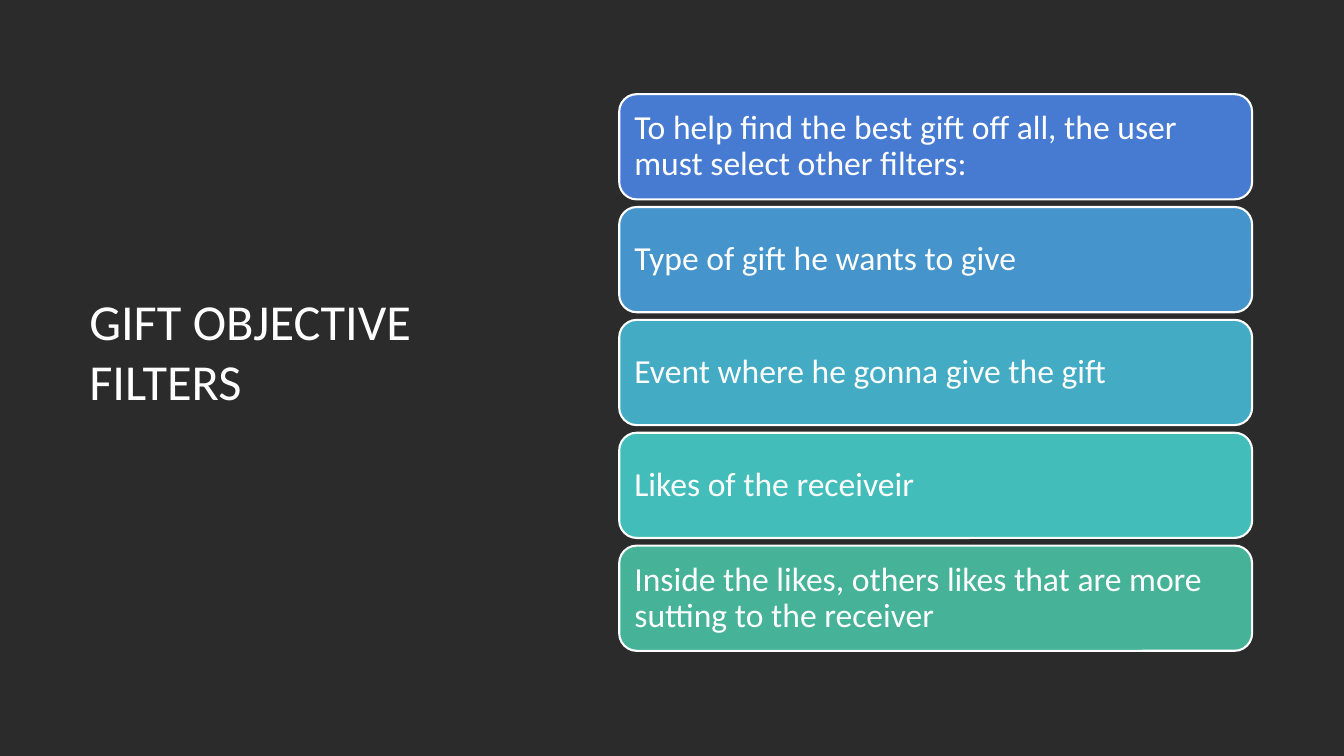
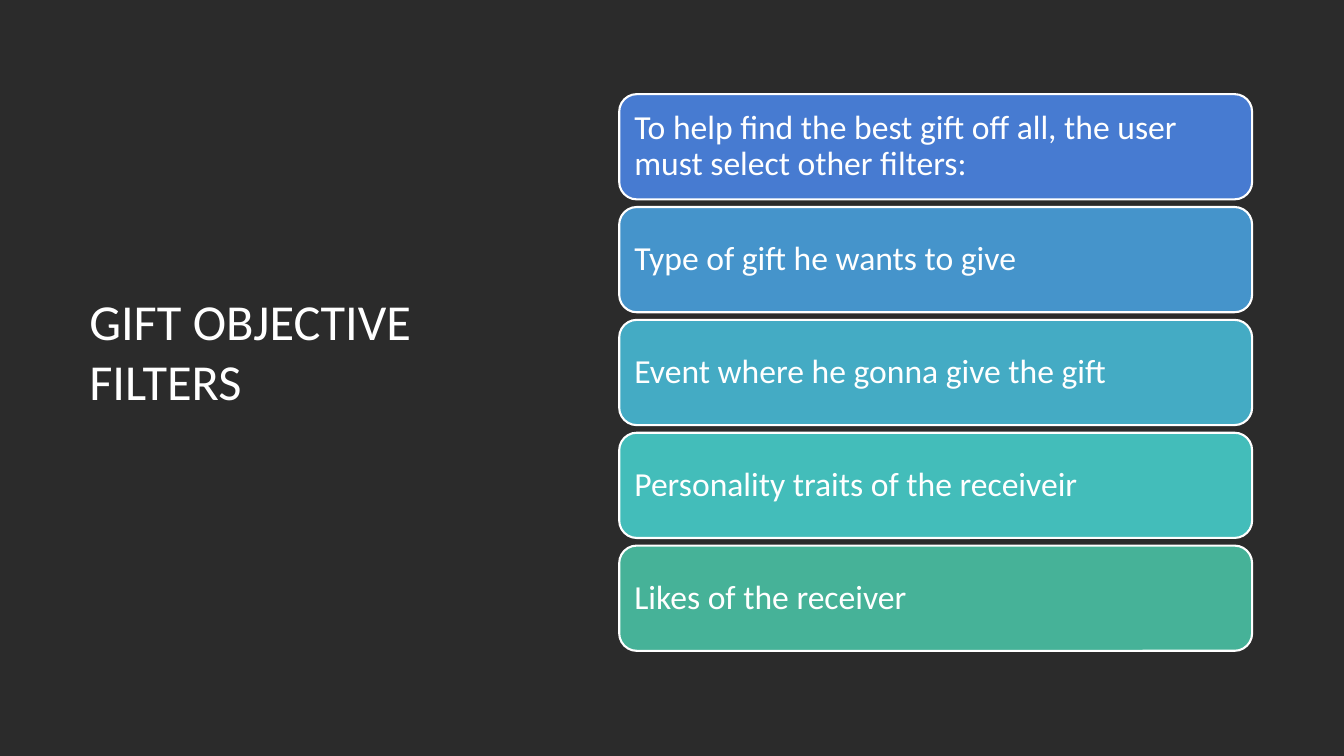
Before and after one commit to lmaia-22/gift_finder, a slide deck: slide 10 of DOCS/gift-finder.pptx. Drawn at 1344x756 pixels with LibreOffice and Linux fonts; fonts in the diff are those of the drawing; background and template pictures are left out; a plain dark background stands for a picture behind light text. Boxes give left, top, right and bottom in pixels: in the first picture for what was removed or moved away, otherwise in the second. Text is boxed around its words. In the diff, an @@ line names an element or a change of style, - is before the commit and + after.

```diff
--- a/DOCS/gift-finder.pptx
+++ b/DOCS/gift-finder.pptx
@@ text at bbox=[634, 472, 1078, 502]: text changed @@
-Likes of the receiveir
+Personality traits of the receiveir
@@ text at bbox=[634, 585, 907, 610]: text changed @@
-Inside the likes, others likes that are more sutting to the receiver
+Likes of the receiver
```
Also in this commit, not shown: 10 other slides changed, 3 slides added, 1 slide removed, 1 other file.
